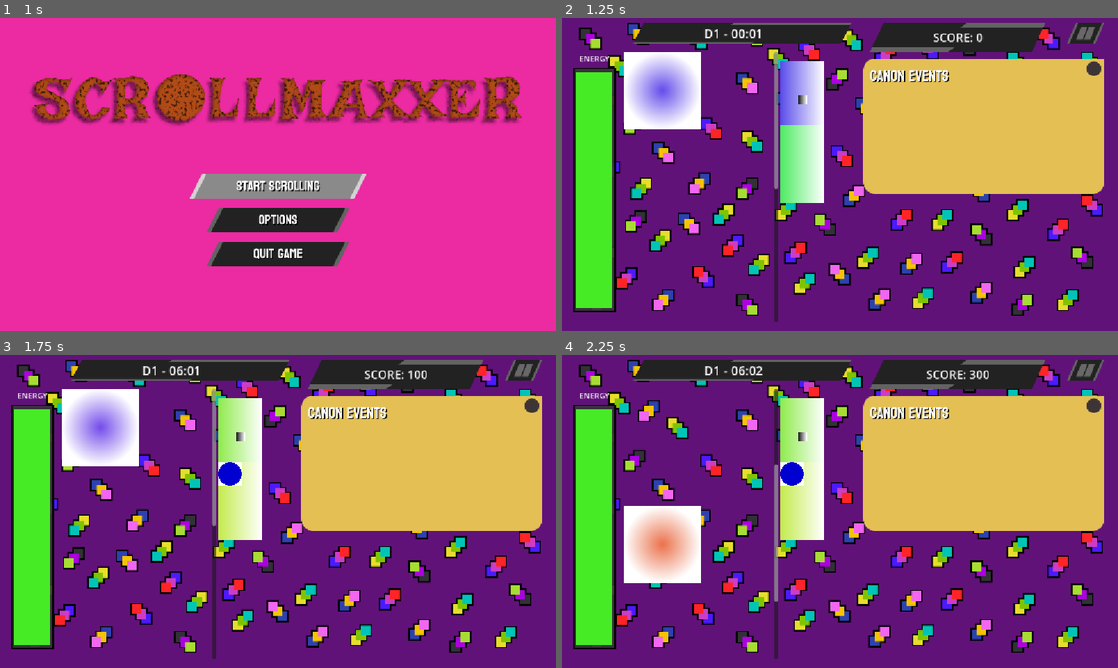
Above: before the commit, frames 1-4 (two rows, left to right).
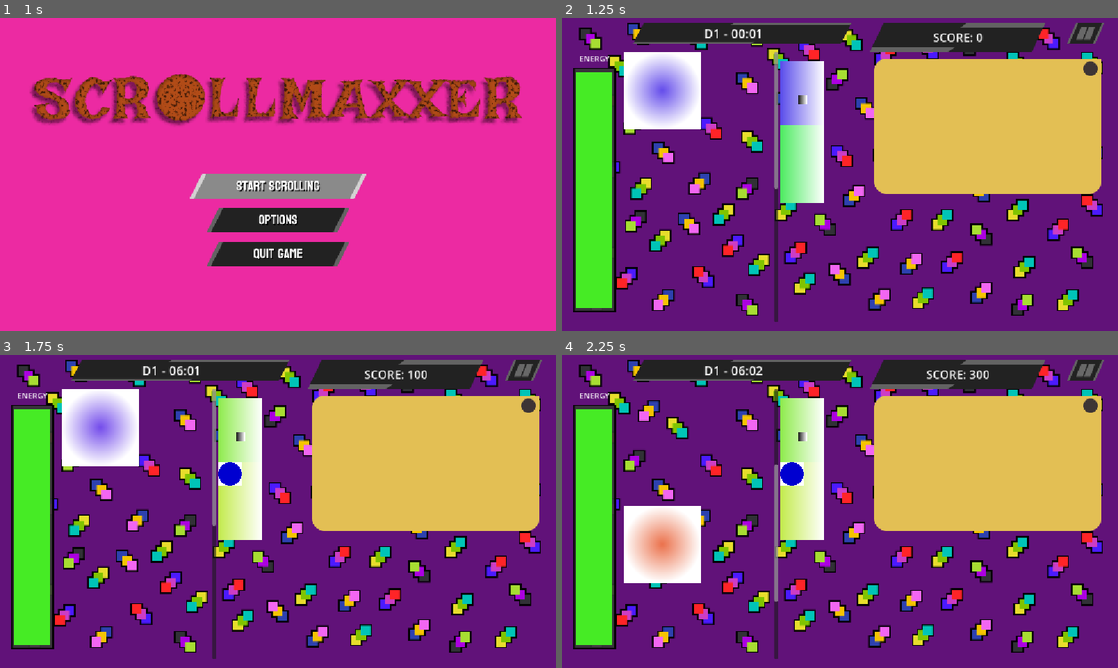
Above: after the commit, the same moments.

Repository: shi-reker/ScrollMaxxer
Game: Godot game, scene res://Scenes/main_menu.tscn
The game is run twice, just before and just after one commit, with the same random seed, the same clock (stepped at 60 frames per second) and the same inputs. The engine's default icon, where the game draws it, is replaced by a stand-in: a white triangle on a blue panel in a dark square. Sound files missing from this copy of the repository are replaced by a short silence.
Inputs (mouse positions are in pixels of both pictures, inside the frame that each line leads up to):
- Up to frame 1 (1 s): click (278, 187) at 0.5 s
- Up to frame 2 (1.25 s): no input
- Up to frame 3 (1.75 s): click (227, 398) at 1.25 s
- Up to frame 4 (2.25 s): click (789, 461) at 2 s

Frame 1 is identical in both runs. In frame 2, 1.6% of the frame differs, in the area x 54-98%, y 13-57%; in frame 3, 1.6%; in frame 4, 1.6%.

Commit message:
stuff

Diff:
--- a/Scenes/main.tscn
+++ b/Scenes/main.tscn
@@ -139,11 +139,11 @@
 
 [node name="ToDoList" type="TextureRect" parent="BG layer/UI layer" unique_id=678806263 node_paths=PackedStringArray("container", "scoller", "game")]
 anchors_preset = -1
-anchor_left = 0.976
+anchor_left = 0.97
 anchor_top = 0.13
-anchor_right = 0.976
+anchor_right = 0.97
 anchor_bottom = 0.13
-offset_left = -500.0
+offset_left = 470.0
 offset_bottom = 280.0
 grow_horizontal = 0
 texture = ExtResource("3_kry3j")
Binary file changed: assets/UI/todo list.png
